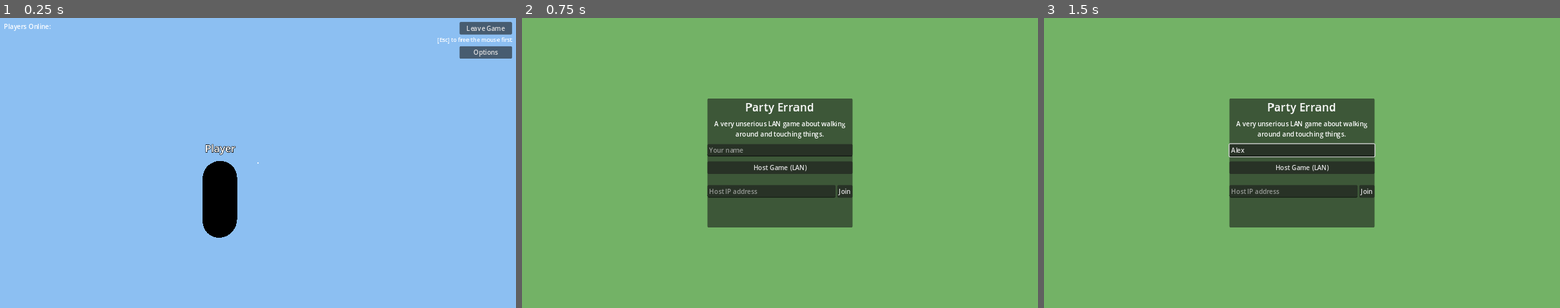
Above: before the commit, frames 1-3 (left to right).
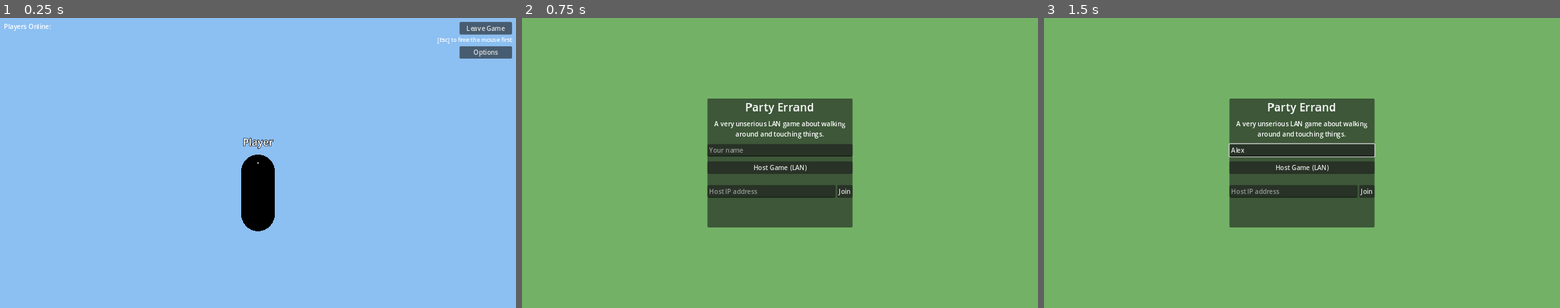
Above: after the commit, the same moments.

Repository: metheglin28/3dgame
Game: Godot game, scene res://scenes/player.tscn
Two runs of this game, one before a commit and one after it. Both use one fixed random seed, a clock stepped at 60 frames per second and the inputs below. This scene is started directly instead of the project's main scene.
Inputs (mouse positions are in pixels of both pictures, inside the frame that each line leads up to):
- Up to frame 1 (0.25 s): no input
- Up to frame 2 (0.75 s): click "Leave Game" at 0.5 s
- Up to frame 3 (1.5 s): click (1302, 151) at 1.27 s; type "Alex" at 1.35 s

The runs differ from the first frame. In frame 1, 3.4% of the frame differs, in the area x 39-54%, y 41-76%; in frame 2, nothing differs; in frame 3, nothing differs.

Commit message:
Revert the shoulder camera; fix the kill plane in the Level C descent
Two fixes.

- Camera: revert the over-shoulder change wholesale (SpringArm offset removed
  from player.tscn; look_direction() back to -aim_pivot forward, converge
  consts dropped). Exactly how it was before -- we'll revisit aiming later.
  The flat-bullet change (gravity 0) is unrelated and stays.

- Kill plane: entering the flooded arena killed you. The kill-plane exemption
  was an arena-only box (|z| < 28.5), but the gem-door descent runs SOUTH of
  the arena at z~-35 and drops below the global kill plane (-34) on the way
  down -- outside the box, so the plane caught you mid-descent. Widen the
  exemption to a region that also covers the descent corridor and the entrance
  ledge. The descent floor (-39.5) stays above the deep-pool "fallen in" line
  (-42.5), so walking down never counts as falling in.

Verified headless: every point along the descent (including where it crosses
-34), the ledge, and the arena floor are exempt; only the deep pools (-52)
still read as fallen-in.

Co-Authored-By: Claude Opus 4.8 <noreply@anthropic.com>
Claude-Session: https://claude.ai/code/session_01JSFSDRXRChKAkmaaKX7RBj

Diff:
--- a/scenes/player.tscn
+++ b/scenes/player.tscn
@@ -299,7 +299,6 @@
 transform = Transform3D(1, 0, 0, 0, 1, 0, 0, 0, 1, 0, 1.6, 0)
 
 [node name="SpringArm3D" type="SpringArm3D" parent="CameraPivot"]
-transform = Transform3D(1, 0, 0, 0, 1, 0, 0, 0, 1, 0.9, 0.15, 0)
 spring_length = 4.5
 collision_mask = 1
 shape = SubResource("SphereShape3D_cam")
--- a/scripts/player.gd
+++ b/scripts/player.gd
@@ -1089,22 +1089,8 @@
 
 ## Where this player is looking, pitch included -- the aim pivot carries the
 ## camera's yaw+pitch but none of the mesh's facing. Used for throw direction.
-## The aim direction for everything that shoots or throws (revolver, snowball,
-## wizard bolt, thrown items, sword). The third-person camera rides over the
-## right shoulder (see CAM_SHOULDER / the SpringArm offset in player.tscn), so
-## "straight out of the muzzle" would NOT match where the screen-center crosshair
-## points. Instead we CONVERGE: aim from the muzzle at the point the crosshair is
-## looking at, a fixed distance down the camera's centre ray. Computed purely
-## from the synced yaw/pitch + fixed offsets, so the server reproduces it exactly.
-const AIM_CONVERGE_DIST := 35.0
-const CAM_SHOULDER := Vector3(0.9, 0.15, 0.0)  # right + a touch up, in yaw space
-
 func look_direction() -> Vector3:
-	var yaw_basis := Basis(Vector3.UP, camera_yaw)
-	var cam_origin := camera_pivot.global_position + yaw_basis * CAM_SHOULDER
-	var view_dir := -aim_pivot.global_transform.basis.z
-	var target := cam_origin + view_dir * AIM_CONVERGE_DIST
-	return (target - hold_point.global_position).normalized()
+	return -aim_pivot.global_transform.basis.z
 
 
 func _update_squash_stretch(delta: float) -> void:
--- a/scripts/world.gd
+++ b/scripts/world.gd
@@ -30,13 +30,16 @@
 
 # The flooded raid arena (Level C, see map_decorations._build_flooded_arena).
 # Its walkable floor sits at y=-40 -- well under the kill plane -- so the global
-# plane can't apply there. Instead, dropping below FLOOD_DEEP_OUT_Y means you've
-# fallen into one of the deep pools: the players' own failure state. During a
-# live dragon fight that means spectating; otherwise you're set back on the
-# entrance ledge.
-const FLOOD_ARENA_HALF_X := 17.5
-const FLOOD_ARENA_HALF_Z := 28.5
-const FLOOD_ARENA_TOP_Y := -16.0
+# plane can't apply anywhere in Level C. The exempt REGION is a box covering the
+# arena, its south-wall doorway/entrance ledge, AND the ramped descent that
+# drops in from the gem door (which runs south of the arena at z~-35, so a
+# tight arena-only box would let the kill plane catch you on the way down).
+# Inside it, dropping below FLOOD_DEEP_OUT_Y means you've fallen into a deep pool
+# -- the players' own failure state: spectate during a live fight, else you're
+# set back on the entrance ledge. (The descent floor at -39.5 stays safely above
+# that line, so walking down never counts as falling in.)
+const FLOOD_REGION_MIN := Vector3(-31.0, -55.0, -38.0)
+const FLOOD_REGION_MAX := Vector3(18.0, -16.0, 29.0)
 const FLOOD_DEEP_OUT_Y := -42.5
 const FLOOD_ENTRANCE := Vector3(0, -38.2, -27.0)
 
@@ -257,8 +260,9 @@
 ## Is this position inside the flooded raid arena's air space? (XZ footprint
 ## plus the deep-underground Y band, so it never collides with the hub above.)
 func _in_flood_arena(pos: Vector3) -> bool:
-	return pos.y < FLOOD_ARENA_TOP_Y \
-		and absf(pos.x) < FLOOD_ARENA_HALF_X and absf(pos.z) < FLOOD_ARENA_HALF_Z
+	return pos.x > FLOOD_REGION_MIN.x and pos.x < FLOOD_REGION_MAX.x \
+		and pos.y > FLOOD_REGION_MIN.y and pos.y < FLOOD_REGION_MAX.y \
+		and pos.z > FLOOD_REGION_MIN.z and pos.z < FLOOD_REGION_MAX.z
 
 
 ## Is the water dragon currently a live threat? (Falling into a deep pool only
